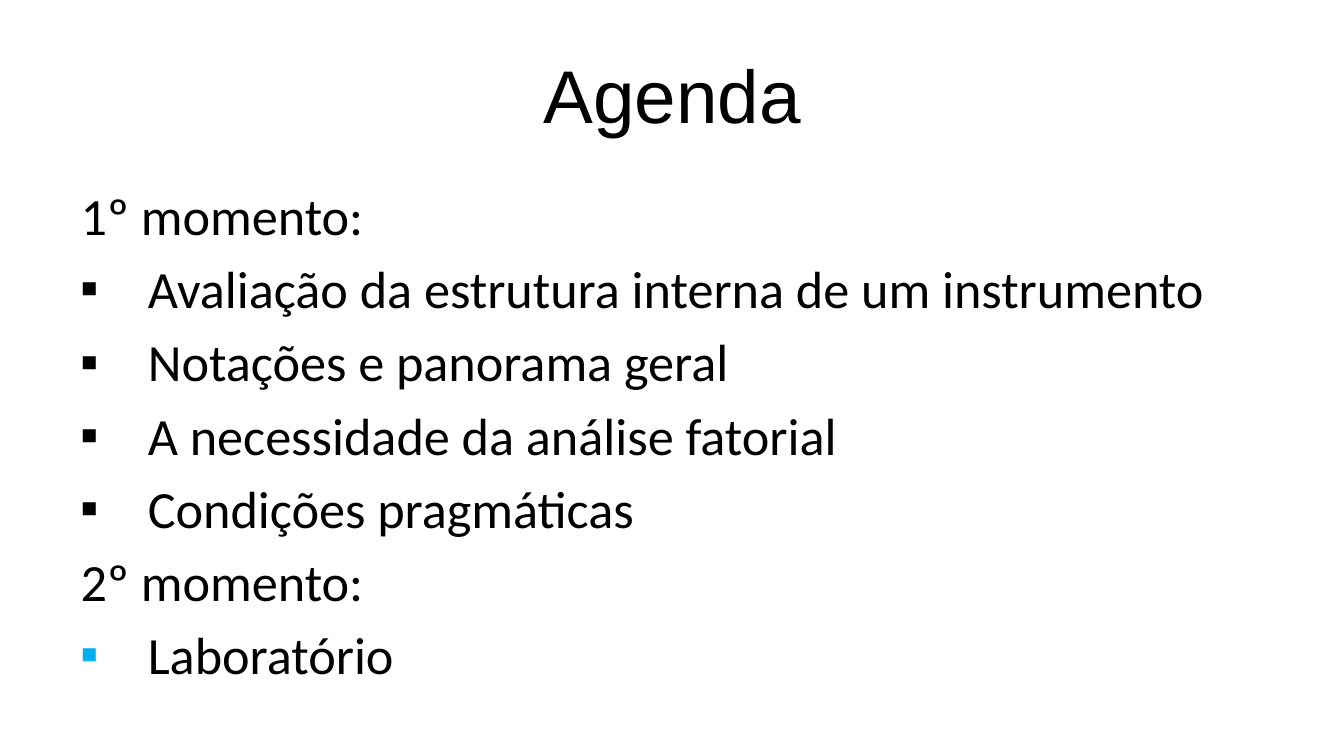
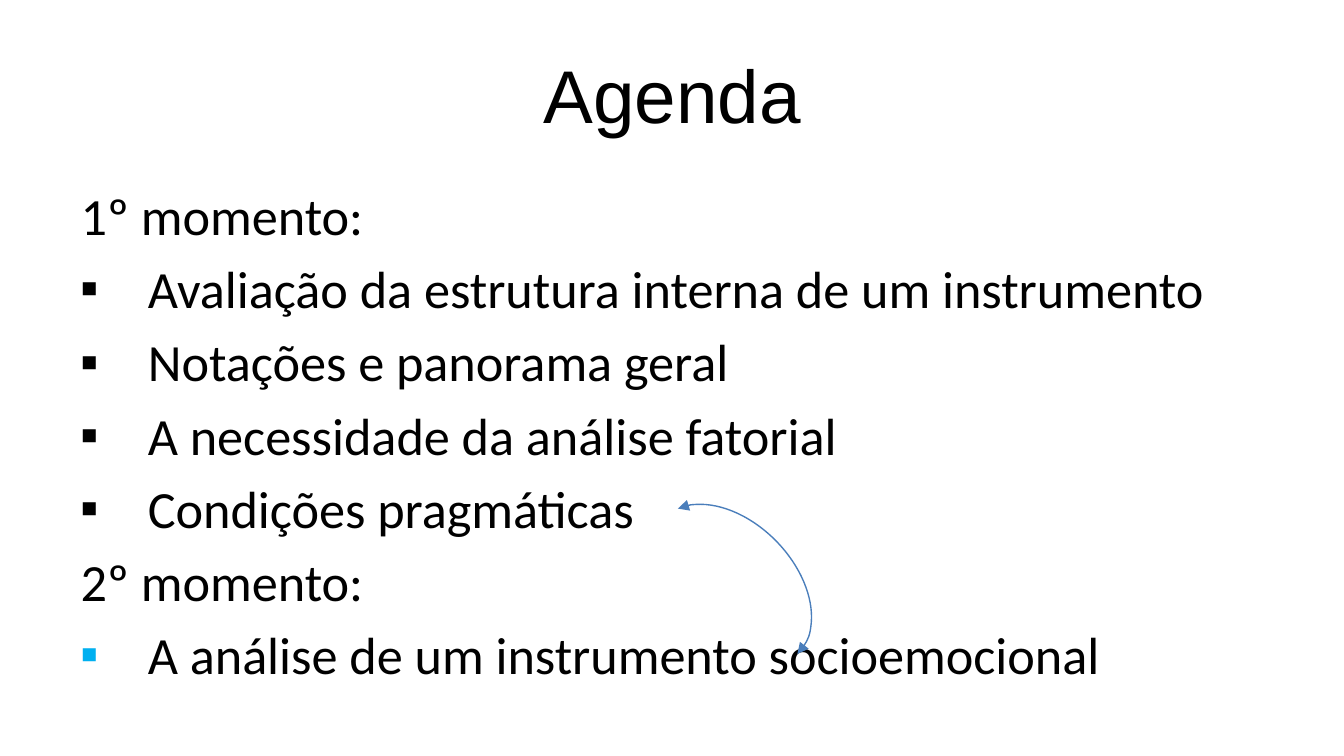
Before and after one commit to anovabr/psicometria_aplicada, a slide deck: slide 2 of slides/Aula 3 - A proposta da EFA.pptx. Drawn at 1344x756 pixels with LibreOffice and Linux fonts; fonts in the diff are those of the drawing; background and template pictures are left out. Boxes give left, top, right and bottom in pixels: in the first picture for what was removed or moved away, otherwise in the second. Text is boxed around its words. In the diff, an @@ line names an element or a change of style, - is before the commit and + after.

```diff
--- a/slides/Aula 3 - A proposta da EFA.pptx
+++ b/slides/Aula 3 - A proposta da EFA.pptx
@@ arc (boxed as its full ellipse) added at <box>619,474,843,698</box>, outline #4B7EBC 0.75 pt @@
@@ text at <box>148,631,1100,675</box>: text changed @@
-▪ Laboratório
+▪ A análise de um instrumento socioemocional
```
Also in this commit, not shown: 17 other slides changed, 16 slides added, 25 slides removed, 3 other files.
